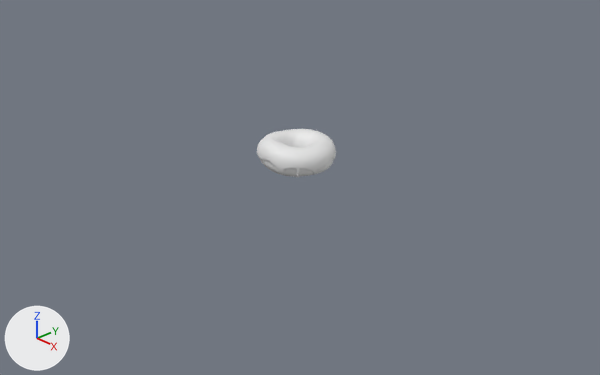
The Blender file Blender/Donut Project Coder School/Donut.blend, before and after one commit.
Camera for both pictures: a 50 mm camera at (7.87, -7.36, 4.62) aimed at (0.21, -0.15, -0.42). Every picture has the same lights, and +X, +Y and +Z are marked at lower left.

The first picture shows 'Donut', 'Icing'.
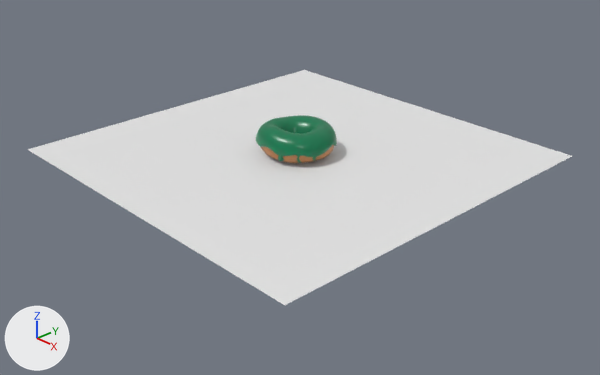
Where the change shows, as pixel boxes (x1, y1, x2, y2) in the pictures (600 x 375 px):
'Plane', added: after (28, 70, 572, 305)
'Icing', reshaped, moved, modifiers changed: before (257, 129, 336, 177); after (256, 115, 337, 163)
'Donut', recoloured, moved: before (260, 158, 334, 177); after (261, 145, 334, 163)

Edits to the bpy script that builds the scene:
```text
Add mat_icing:
    mat_icing = principled_material('Icing')
    mat_icing.base_color = (0.0, 0.189, 0.0761)  # dark green #00784e
    mat_icing.roughness = 0.3
Add mat_bread:
    mat_bread = principled_material('Bread')
    mat_bread.base_color = (0.54, 0.227, 0.0816)  # orange #c28351
Change me_torus_001:
    where me_torus_001.from_pydata(...)  # 384 vertices, 384 faces; spans x -0.523..0.539, y -0.514..0.538, z -0.209..0.229
    add me_torus_001.materials.append(mat_bread)  # orange #c28351
Change me_torus_002:
    used by ob_icing; location = (0.0, 0.0, 0.0)
    remove me_torus_002.from_pydata(...)  # 852 vertices, 778 faces, 1 loose edge; spans x -0.518..0.532, y -0.511..0.53, z -0.164..0.218
    add me_torus_002.from_pydata(...)  # 27090 vertices, 27088 faces; spans x -0.546..0.562, y -0.539..0.559, z -0.174..0.24
    me_torus_002 part 1: 851 vertices removed from x -0.518..0.532, y -0.511..0.53, z -0.164..0.218; 27089 vertices added at x -0.546..0.562, y -0.539..0.559, z -0.174..0.24
    add me_torus_002.materials.append(mat_icing)  # dark green #00784e
Add me_plane:
    me_plane.from_pydata([(-1.0, -1.0, 0.0), (1.0, -1.0, 0.0), (-1.0, 1.0, 0.0), (1.0, 1.0, 0.0)], [], [(0, 1, 3, 2)])
Change ob_donut:
    ob_donut.location: (0.0, 0.0, 0.0) -> (0.0, 0.0, 0.2)
Change ob_icing:
    remove _m = ob_icing.modifiers.new('Solidify', 'SOLIDIFY')
    remove _m.thickness = 0.025
    remove _m.offset = 1.0
    remove _m.edge_crease_inner = 1.0
    remove _m = ob_icing.modifiers.new('Subdivision', 'SUBSURF')
Add ob_plane:
    ob_plane = bpy.data.objects.new('Plane', me_plane)
    ob_plane.location = (0.0, 0.0, 0.0)
    ob_plane.scale = (2.71, 2.71, 2.71)
```
